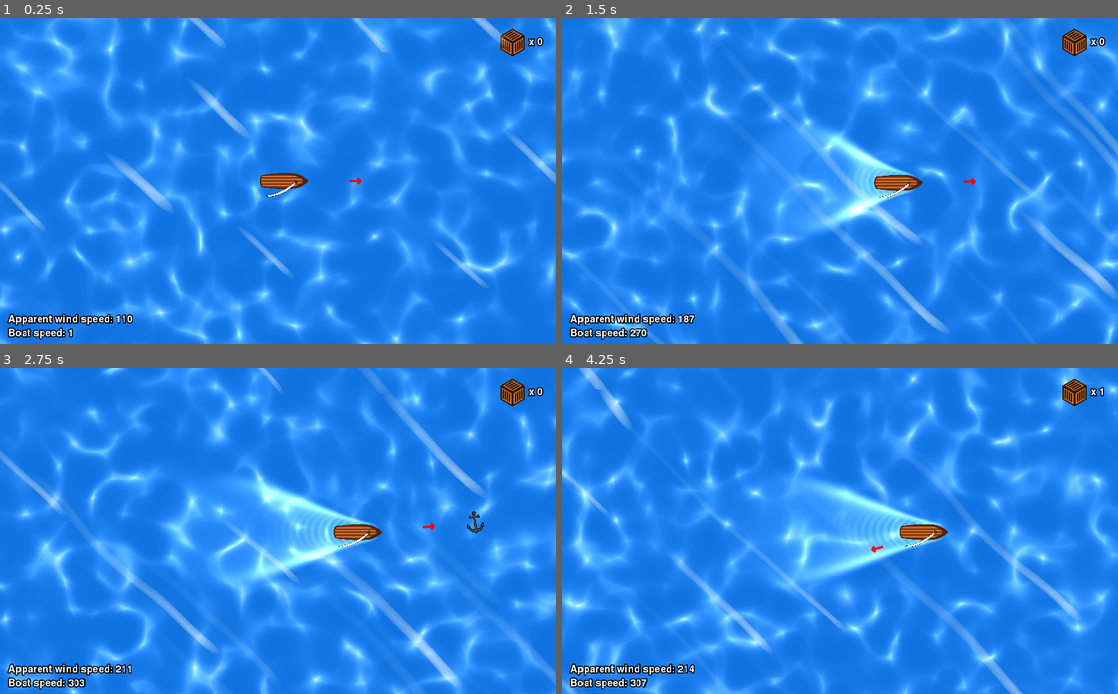
Above: before the commit, frames 1-4 (two rows, left to right).
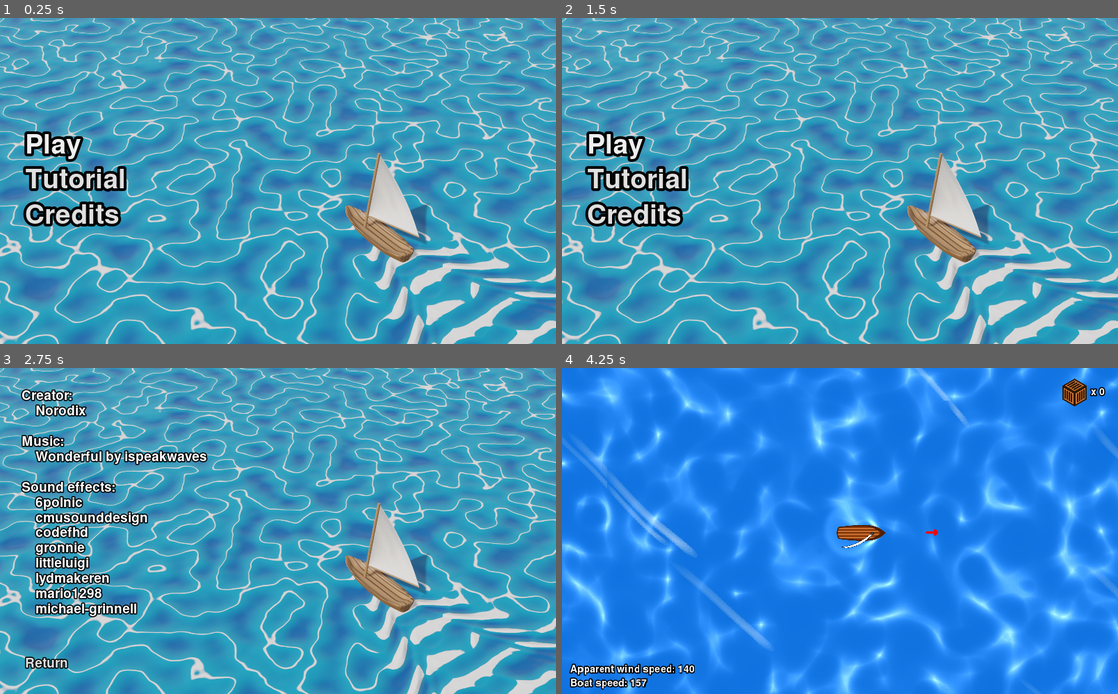
Above: after the commit, the same moments.

Repository: Norodix/SailGame
Game: Godot game, scene res://Menu/TitleScreen.tscn
Two runs of this game, one before a commit and one after it. Both use one fixed random seed, a clock stepped at 60 frames per second and the inputs below. Before the commit the project starts from res://World.tscn.
Inputs (mouse positions are in pixels of both pictures, inside the frame that each line leads up to):
- Up to frame 1 (0.25 s): no input
- Up to frame 2 (1.5 s): click (639, 181) at 0.5 s, where only the run after the commit has a clickable "Tutorial"; click (840, 314) at 1.25 s, where only the run after the commit has a clickable "Return"
- Up to frame 3 (2.75 s): click (77, 566) at 2 s, where only the run after the commit has a clickable "Credits"
- Up to frame 4 (4.25 s): click (840, 664) at 2.75 s, where only the run after the commit has a clickable "Return"; click (639, 495) at 3.5 s, where only the run after the commit has a clickable "Play"

The runs differ from the first frame. In frame 1, 100% of the frame differs, in the area x 0-100%, y 0-100%; in frame 2, 100%; in frame 3, 100%; in frame 4, 31%.

Commit message:
Created menu system with credits and tutorial

Diff:
--- a/Art/SailAngle.svg
+++ b/Art/SailAngle.svg
@@ -1,19 +1,31 @@
 <?xml version="1.0" encoding="UTF-8" standalone="no"?>
-<!-- Created with Inkscape (http://www.inkscape.org/) -->
-
 <svg
+   xmlns:dc="http://purl.org/dc/elements/1.1/"
+   xmlns:cc="http://creativecommons.org/ns#"
+   xmlns:rdf="http://www.w3.org/1999/02/22-rdf-syntax-ns#"
+   xmlns:svg="http://www.w3.org/2000/svg"
+   xmlns="http://www.w3.org/2000/svg"
+   xmlns:xlink="http://www.w3.org/1999/xlink"
+   xmlns:sodipodi="http://sodipodi.sourceforge.net/DTD/sodipodi-0.dtd"
+   xmlns:inkscape="http://www.inkscape.org/namespaces/inkscape"
    width="210mm"
    height="297mm"
    viewBox="0 0 210 297"
    version="1.1"
    id="svg2435"
-   inkscape:version="1.1 (c4e8f9ed74, 2021-05-24)"
-   sodipodi:docname="SailAngle.svg"
-   xmlns:inkscape="http://www.inkscape.org/namespaces/inkscape"
-   xmlns:sodipodi="http://sodipodi.sourceforge.net/DTD/sodipodi-0.dtd"
-   xmlns:xlink="http://www.w3.org/1999/xlink"
-   xmlns="http://www.w3.org/2000/svg"
-   xmlns:svg="http://www.w3.org/2000/svg">
+   inkscape:version="1.0.1 (3bc2e813f5, 2020-09-07)"
+   sodipodi:docname="SailAngle.svg">
+  <metadata
+     id="metadata975">
+    <rdf:RDF>
+      <cc:Work
+         rdf:about="">
+        <dc:format>image/svg+xml</dc:format>
+        <dc:type
+           rdf:resource="http://purl.org/dc/dcmitype/StillImage" />
+      </cc:Work>
+    </rdf:RDF>
+  </metadata>
   <sodipodi:namedview
      id="namedview2437"
      pagecolor="#ffffff"
@@ -31,27 +43,71 @@
      inkscape:snap-smooth-nodes="true"
      inkscape:snap-global="true"
      inkscape:snap-center="true"
-     inkscape:zoom="1.0464229"
-     inkscape:cx="585.32738"
-     inkscape:cy="853.86125"
+     inkscape:zoom="0.73993273"
+     inkscape:cx="344.31168"
+     inkscape:cy="899.18775"
      inkscape:window-width="1920"
-     inkscape:window-height="1006"
-     inkscape:window-x="0"
-     inkscape:window-y="0"
+     inkscape:window-height="1016"
+     inkscape:window-x="1920"
+     inkscape:window-y="27"
      inkscape:window-maximized="1"
      inkscape:current-layer="layer1"
      inkscape:object-paths="true"
-     inkscape:object-nodes="true" />
+     inkscape:object-nodes="true"
+     inkscape:document-rotation="0" />
   <defs
      id="defs2432">
     <marker
        style="overflow:visible;"
+       id="marker1023"
+       refX="0.0"
+       refY="0.0"
+       orient="auto"
+       inkscape:stockid="Arrow2Mend"
+       inkscape:isstock="true">
+      <path
+         transform="scale(0.6) rotate(180) translate(0,0)"
+         d="M 8.7185878,4.0337352 L -2.2072895,0.016013256 L 8.7185884,-4.0017078 C 6.9730900,-1.6296469 6.9831476,1.6157441 8.7185878,4.0337352 z "
+         style="fill-rule:evenodd;fill:#0000ff;stroke-width:0.625;stroke-linejoin:round;stroke:#0000ff;stroke-opacity:1;fill-opacity:1"
+         id="path1021" />
+    </marker>
+    <marker
+       style="overflow:visible;"
+       id="marker1013"
+       refX="0.0"
+       refY="0.0"
+       orient="auto"
+       inkscape:stockid="Arrow2Mend"
+       inkscape:isstock="true">
+      <path
+         transform="scale(0.6) rotate(180) translate(0,0)"
+         d="M 8.7185878,4.0337352 L -2.2072895,0.016013256 L 8.7185884,-4.0017078 C 6.9730900,-1.6296469 6.9831476,1.6157441 8.7185878,4.0337352 z "
+         style="fill-rule:evenodd;fill:context-stroke;stroke-width:0.625;stroke-linejoin:round;stroke:#000000;stroke-opacity:1"
+         id="path1011" />
+    </marker>
+    <marker
+       style="overflow:visible;"
+       id="marker1003"
+       refX="0.0"
+       refY="0.0"
+       orient="auto"
+       inkscape:stockid="Arrow2Mend"
+       inkscape:isstock="true">
+      <path
+         transform="scale(0.6) rotate(180) translate(0,0)"
+         d="M 8.7185878,4.0337352 L -2.2072895,0.016013256 L 8.7185884,-4.0017078 C 6.9730900,-1.6296469 6.9831476,1.6157441 8.7185878,4.0337352 z "
+         style="fill-rule:evenodd;fill:context-stroke;stroke-width:0.625;stroke-linejoin:round;stroke:#000000;stroke-opacity:1"
+         id="path1001" />
+    </marker>
+    <marker
+       style="overflow:visible;"
        id="Arrow2Mend"
        refX="0.0"
        refY="0.0"
        orient="auto"
        inkscape:stockid="Arrow2Mend"
-       inkscape:isstock="true">
+       inkscape:isstock="true"
+       inkscape:collect="always">
       <path
          transform="scale(0.6) rotate(180) translate(0,0)"
          d="M 8.7185878,4.0337352 L -2.2072895,0.016013256 L 8.7185884,-4.0017078 C 6.9730900,-1.6296469 6.9831476,1.6157441 8.7185878,4.0337352 z "
@@ -137,7 +193,7 @@
      inkscape:groupmode="layer"
      id="layer1">
     <path
-       style="fill:none;stroke:#000000;stroke-width:0.8;stroke-linecap:butt;stroke-linejoin:miter;stroke-opacity:1;stroke-miterlimit:4;stroke-dasharray:1.6,0.8;stroke-dashoffset:0"
+       style="fill:none;stroke:#000000;stroke-width:0.8;stroke-linecap:butt;stroke-linejoin:miter;stroke-miterlimit:4;stroke-dasharray:1.6, 0.8;stroke-dashoffset:0;stroke-opacity:1"
        d="M 129.71603,169.04896 H 91.801412"
        id="path32475" />
     <path
@@ -212,7 +268,7 @@
          transform="translate(-55.625066,18.075724)" />
     </g>
     <path
-       style="fill:none;stroke:#000000;stroke-width:1;stroke-linecap:butt;stroke-linejoin:miter;stroke-opacity:1;stroke-miterlimit:4;stroke-dasharray:4,1;stroke-dashoffset:0"
+       style="fill:none;stroke:#000000;stroke-width:1;stroke-linecap:butt;stroke-linejoin:miter;stroke-miterlimit:4;stroke-dasharray:4, 1;stroke-dashoffset:0;stroke-opacity:1"
        d="m 32.956545,167.24011 58.844824,33.97407 44.837081,25.8867"
        id="path3009" />
     <path
@@ -243,7 +299,7 @@
        id="text19059"><tspan
          sodipodi:role="line"
          id="tspan19057"
-         style="fill:#00ff00;fill-opacity:1;stroke-width:0.3;stroke:none;stroke-miterlimit:4;stroke-dasharray:none"
+         style="fill:#00ff00;fill-opacity:1;stroke:none;stroke-width:0.3;stroke-miterlimit:4;stroke-dasharray:none"
          x="101.51145"
          y="258.47336">Sail region</tspan></text>
     <path
@@ -274,7 +330,7 @@
        d="M 32.956545,219.97399 74.78945,244.12623"
        id="path31763" />
     <path
-       style="fill:none;stroke:#aa0000;stroke-width:1.30000001;stroke-linecap:butt;stroke-linejoin:miter;stroke-miterlimit:4;stroke-dasharray:1.30000001,1.30000001;stroke-opacity:1;marker-end:url(#Arrow2Mend);stroke-dashoffset:0"
+       style="fill:none;stroke:#aa0000;stroke-width:1.3;stroke-linecap:butt;stroke-linejoin:miter;stroke-miterlimit:4;stroke-dasharray:1.3, 1.3;stroke-dashoffset:0;stroke-opacity:1;marker-end:url(#Arrow2Mend)"
        d="M 91.799514,182.74627 129.71603,169.04896"
        id="path32085" />
     <path
@@ -296,48 +352,48 @@
     <text
        xml:space="preserve"
        style="font-style:normal;font-variant:normal;font-weight:bold;font-stretch:normal;font-size:9.17222px;line-heigh …(254 unchanged characters)…
-       x="250.49045"
-       y="214.85576"
+       x="103.21004"
+       y="282.03183"
        id="text39984"><tspan
          sodipodi:role="line"
          id="tspan39982"
          style="font-style:normal;font-variant:normal;font-weight:bold;font-stretch:normal;font-size:9.17222px;font-fam …(227 unchanged characters)…
-         x="250.49045"
-         y="214.85576">Apparent wind</tspan></text>
+         x="103.21004"
+         y="282.03183">Apparent wind</tspan></text>
     <path
        id="path44491"
-       style="fill:none;stroke:#000000;stroke-width:0.8;stroke-linecap:butt;stroke-linejoin:miter;stroke-miterlimit:4;stroke-dasharray:none;stroke-opacity:1;marker-end:url(#Arrow2Mend)"
-       d="m 239.08175,234.18013 h 41.83294"
+       style="fill:none;stroke:#000000;stroke-width:0.8;stroke-linecap:butt;stroke-linejoin:miter;stroke-miterlimit:4;stroke-dasharray:none;stroke-opacity:1;marker-end:url(#marker1003)"
+       d="m 91.80134,301.35619 h 41.83294"
        sodipodi:nodetypes="cc" />
     <path
-       style="fill:none;stroke:#000000;stroke-width:0.8;stroke-linecap:butt;stroke-linejoin:miter;stroke-miterlimit:4;stroke-dasharray:none;stroke-opacity:1;marker-end:url(#Arrow2Mend)"
-       d="m 239.08175,234.18013 4e-5,-24.15225"
+       style="fill:none;stroke:#000000;stroke-width:0.8;stroke-linecap:butt;stroke-linejoin:miter;stroke-miterlimit:4;stroke-dasharray:none;stroke-opacity:1;marker-end:url(#marker1013)"
+       d="m 91.80134,301.35619 4e-5,-24.15225"
        id="path44607" />
     <text
        xml:space="preserve"
        style="font-style:normal;font-weight:normal;font-size:10.5833px;line-height:1.25;font-family:sans-serif;fill:#000000;fill-opacity:1;stroke:none;stroke-width:0.264583"
-       x="238.98643"
-       y="247.10661"
+       x="91.706024"
+       y="314.28268"
        id="text45634"><tspan
          sodipodi:role="line"
          id="tspan45632"
          style="stroke-width:0.264583"
-         x="238.98643"
-         y="247.10661">True wind</tspan></text>
+         x="91.706024"
+         y="314.28268">True wind</tspan></text>
     <text
        xml:space="preserve"
        style="font-style:normal;font-weight:normal;font-size:10.5833px;line-height:1.25;font-family:sans-serif;fill:#000000;fill-opacity:1;stroke:none;stroke-width:0.264583"
-       x="175.7243"
-       y="230.41075"
+       x="28.443893"
+       y="297.58682"
        id="text46616"><tspan
          sodipodi:role="line"
          id="tspan46614"
          style="stroke-width:0.264583"
-         x="175.7243"
-         y="230.41075">Boat speed</tspan></text>
-    <path
-       style="fill:#0000ff;stroke:#0000ff;stroke-width:1.1;stroke-linecap:butt;stroke-linejoin:miter;stroke-miterlimit:4;stroke-dasharray:none;stroke-opacity:1;marker-end:url(#Arrow2Mend)"
-       d="m 239.08179,210.02789 41.8329,24.15224"
+         x="28.443893"
+         y="297.58682">Boat speed</tspan></text>
+    <path
+       style="fill:#0000ff;stroke:#0000ff;stroke-width:1.1;stroke-linecap:butt;stroke-linejoin:miter;stroke-miterlimit:4;stroke-dasharray:none;stroke-opacity:1;marker-end:url(#marker1023)"
+       d="m 91.80138,277.20395 41.8329,24.15224"
        id="path38902" />
   </g>
 </svg>
--- /dev/null
+++ b/Menu/Credits.gd
@@ -0,0 +1,22 @@
+extends Control
+
+
+# Declare member variables here. Examples:
+# var a = 2
+# var b = "text"
+
+
+# Called when the node enters the scene tree for the first time.
+func _ready():
+	pass # Replace with function body.
+
+
+func _process(delta):
+	if Input.is_action_just_pressed("ui_cancel"):
+		get_tree().change_scene("res://Menu/TitleScreen.tscn")
+	pass
+
+
+func _on_Back_pressed():
+	get_tree().change_scene("res://Menu/TitleScreen.tscn")
+	pass # Replace with function body.
--- /dev/null
+++ b/Menu/Credits.tscn
@@ -0,0 +1,111 @@
+[gd_scene load_steps=7 format=2]
+
+[ext_resource path="res://FreeSansBold.otf" type="DynamicFontData" id=1]
+[ext_resource path="res://Menu/TitleBackground.png" type="Texture" id=2]
+[ext_resource path="res://Menu/Credits.gd" type="Script" id=3]
+[ext_resource path="res://Menu/TitleBackground.tscn" type="PackedScene" id=4]
+
+[sub_resource type="DynamicFont" id=1]
+size = 25
+outline_size = 2
+outline_color = Color( 0, 0, 0, 1 )
+font_data = ExtResource( 1 )
+
+[sub_resource type="Theme" id=2]
+default_font = SubResource( 1 )
+
+[node name="Control" type="Control"]
+anchor_right = 1.0
+anchor_bottom = 1.0
+theme = SubResource( 2 )
+script = ExtResource( 3 )
+__meta__ = {
+"_edit_use_anchors_": false
+}
+
+[node name="Full" parent="." instance=ExtResource( 4 )]
+
+[node name="MarginContainer" type="MarginContainer" parent="."]
+anchor_right = 1.0
+anchor_bottom = 1.0
+margin_left = 40.0
+margin_top = 40.0
+margin_right = -40.0
+margin_bottom = -40.0
+__meta__ = {
+"_edit_use_anchors_": false
+}
+
+[node name="VBoxContainer" type="VBoxContainer" parent="MarginContainer"]
+margin_right = 944.0
+margin_bottom = 520.0
+custom_constants/separation = 30
+alignment = 2
+
+[node name="Creator" type="Label" parent="MarginContainer/VBoxContainer"]
+margin_right = 944.0
+margin_bottom = 53.0
+text = "Creator:
+    Norodix"
+
+[node name="Music" type="Label" parent="MarginContainer/VBoxContainer"]
+margin_top = 83.0
+margin_right = 944.0
+margin_bottom = 136.0
+text = "Music:
+    Wonderful by ispeakwaves"
+
+[node name="SoundEffects" type="Label" parent="MarginContainer/VBoxContainer"]
+margin_top = 166.0
+margin_right = 944.0
+margin_bottom = 415.0
+text = "Sound effects:
+    6polnic
+    cmusounddesign
+    codefhd
+    gronnie
+    littleluigi
+    lydmakeren
+    mario1298
+    michael-grinnell"
+
+[node name="Spacer" type="Control" parent="MarginContainer/VBoxContainer"]
+margin_top = 445.0
+margin_right = 944.0
+margin_bottom = 459.0
+grow_horizontal = 2
+grow_vertical = 2
+size_flags_horizontal = 3
+size_flags_vertical = 3
+
+[node name="Back" type="Button" parent="MarginContainer/VBoxContainer"]
+margin_top = 489.0
+margin_right = 944.0
+margin_bottom = 520.0
+hint_tooltip = "6polnic
+cmusounddesign
+codefhd
+gronnie
+ispeakwaves
+littleluigi
+lydmakeren
+mario1298
+michael-grinnell
+"
+custom_colors/font_color_hover = Color( 0.360784, 0.67451, 0.823529, 1 )
+text = "Return"
+flat = true
+align = 0
+__meta__ = {
+"_edit_use_anchors_": false,
+"_editor_description_": ""
+}
+
+[node name="Sprite" type="Sprite" parent="."]
+visible = false
+position = Vector2( -25, 0 )
+scale = Vector2( 0.56, 0.56 )
+z_index = -1
+texture = ExtResource( 2 )
+centered = false
+[connection signal="pressed" from="MarginContainer/VBoxContainer/Back" to="." method="_on_Back_pressed"]
--- /dev/null
+++ b/Menu/TitleBackground.tscn
@@ -0,0 +1,23 @@
+[gd_scene load_steps=2 format=2]
+
+[ext_resource path="res://Menu/TitleBackground.png" type="Texture" id=1]
+
+[node name="Full" type="MarginContainer"]
+anchor_right = 1.0
+anchor_bottom = 1.0
+__meta__ = {
+"_edit_use_anchors_": false
+}
+
+[node name="TextureRect" type="TextureRect" parent="."]
+margin_right = 1024.0
+margin_bottom = 600.0
+size_flags_horizontal = 3
+size_flags_vertical = 3
+size_flags_stretch_ratio = 0.0
+texture = ExtResource( 1 )
+expand = true
+stretch_mode = 7
+__meta__ = {
+"_edit_use_anchors_": false
+}
--- /dev/null
+++ b/Menu/TitleScreen.gd
@@ -0,0 +1,22 @@
+extends Control
+
+
+func _ready():
+	$MarginContainer/VBoxContainer/HBoxContainer/VBoxContainer/Play.grab_focus()
+	pass # Replace with function body.
+
+
+
+func _on_Play_pressed():
+	get_tree().change_scene("res://World.tscn")
+	pass # Replace with function body.
+
+
+func _on_Tutorial_pressed():
+	get_tree().change_scene("res://Menu/Tutorial.tscn")
+	pass # Replace with function body.
+
+
+func _on_Credits_pressed():
+	get_tree().change_scene("res://Menu/Credits.tscn")
+	pass # Replace with function body.
--- /dev/null
+++ b/Menu/TitleScreen.tscn
@@ -0,0 +1,157 @@
+[gd_scene load_steps=14 format=2]
+
+[ext_resource path="res://FreeSansBold.otf" type="DynamicFontData" id=1]
+[ext_resource path="res://Menu/TitleBackground.png" type="Texture" id=2]
+[ext_resource path="res://Menu/TitleScreen.gd" type="Script" id=3]
+[ext_resource path="res://Menu/TitleBackground.tscn" type="PackedScene" id=4]
+
+[sub_resource type="DynamicFont" id=1]
+size = 25
+outline_size = 2
+outline_color = Color( 0, 0, 0, 1 )
+font_data = ExtResource( 1 )
+
+[sub_resource type="Theme" id=2]
+default_font = SubResource( 1 )
+
+[sub_resource type="DynamicFont" id=3]
+size = 50
+outline_size = 5
+outline_color = Color( 0, 0, 0, 1 )
+font_data = ExtResource( 1 )
+
+[sub_resource type="Theme" id=4]
+default_font = SubResource( 3 )
+
+[sub_resource type="StyleBoxEmpty" id=7]
+
+[sub_resource type="StyleBoxEmpty" id=8]
+
+[sub_resource type="StyleBoxEmpty" id=9]
+
+[sub_resource type="DynamicFont" id=5]
+size = 18
+outline_size = 2
+outline_color = Color( 0, 0, 0, 1 )
+font_data = ExtResource( 1 )
+
+[sub_resource type="Theme" id=6]
+default_font = SubResource( 5 )
+
+[node name="Control" type="Control"]
+anchor_right = 1.0
+anchor_bottom = 1.0
+theme = SubResource( 2 )
+script = ExtResource( 3 )
+__meta__ = {
+"_edit_use_anchors_": false
+}
+
+[node name="Background" parent="." instance=ExtResource( 4 )]
+
+[node name="MarginContainer" type="MarginContainer" parent="."]
+anchor_right = 1.0
+anchor_bottom = 1.0
+margin_left = 40.0
+margin_top = 40.0
+margin_right = -40.0
+margin_bottom = -40.0
+rect_clip_content = true
+__meta__ = {
+"_edit_use_anchors_": false
+}
+
+[node name="VBoxContainer" type="VBoxContainer" parent="MarginContainer"]
+margin_right = 944.0
+margin_bottom = 520.0
+
+[node name="HBoxContainer" type="HBoxContainer" parent="MarginContainer/VBoxContainer"]
+margin_right = 944.0
+margin_bottom = 520.0
+size_flags_vertical = 3
+
+[node name="VBoxContainer" type="VBoxContainer" parent="MarginContainer/VBoxContainer/HBoxContainer"]
+margin_right = 199.0
+margin_bottom = 520.0
+theme = SubResource( 4 )
+custom_constants/separation = 8
+alignment = 1
+
+[node name="Play" type="Button" parent="MarginContainer/VBoxContainer/HBoxContainer/VBoxContainer"]
+margin_top = 168.0
+margin_right = 199.0
+margin_bottom = 224.0
+focus_neighbour_top = NodePath("../Credits")
+focus_neighbour_bottom = NodePath("../Tutorial")
+custom_styles/focus = SubResource( 7 )
+custom_colors/font_color_hover = Color( 0.360784, 0.67451, 0.823529, 1 )
+text = "Play"
+flat = true
+align = 0
+
+[node name="Tutorial" type="Button" parent="MarginContainer/VBoxContainer/HBoxContainer/VBoxContainer"]
+margin_top = 232.0
+margin_right = 199.0
+margin_bottom = 288.0
+focus_neighbour_top = NodePath("../Play")
+focus_neighbour_bottom = NodePath("../Credits")
+custom_styles/focus = SubResource( 8 )
+custom_colors/font_color_hover = Color( 0.360784, 0.67451, 0.823529, 1 )
+text = "Tutorial"
+flat = true
+align = 0
+
+[node name="Credits" type="Button" parent="MarginContainer/VBoxContainer/HBoxContainer/VBoxContainer"]
+margin_top = 296.0
+margin_right = 199.0
+margin_bottom = 352.0
+hint_tooltip = "6polnic
+cmusounddesign
+codefhd
+gronnie
+ispeakwaves
+littleluigi
+lydmakeren
+mario1298
+michael-grinnell
+"
+focus_neighbour_top = NodePath("../Tutorial")
+focus_neighbour_bottom = NodePath("../Play")
+custom_styles/focus = SubResource( 9 )
+custom_colors/font_color_hover = Color( 0.360784, 0.67451, 0.823529, 1 )
+text = "Credits"
+flat = true
+align = 0
+__meta__ = {
+"_edit_use_anchors_": false,
+"_editor_description_": ""
+}
+
+[node name="RichTextLabel" type="RichTextLabel" parent="MarginContainer/VBoxContainer"]
+visible = false
+margin_top = 520.0
+margin_right = 944.0
+margin_bottom = 520.0
+theme = SubResource( 6 )
+text = "Credits: 6polnic, cmusounddesign, codefhd, gronnie, ispeakwaves, littleluigi, lydmakeren, mario1298, michael-grinnell"
+scroll_active = false
+
+[node name="Label" type="Label" parent="MarginContainer/VBoxContainer"]
+visible = false
+margin_top = 439.0
+margin_right = 944.0
+margin_bottom = 520.0
+text = "Credits:
+6polnic, cmusounddesign, codefhd, gronnie, ispeakwaves
+littleluigi, lydmakeren, mario1298, michael-grinnell"
+
+[node name="Sprite" type="Sprite" parent="."]
+visible = false
+position = Vector2( -25, 0 )
+scale = Vector2( 0.56, 0.56 )
+z_index = -1
+texture = ExtResource( 2 )
+centered = false
+[connection signal="pressed" from="MarginContainer/VBoxContainer/HBoxContainer/VBoxContainer/Play" to="." method="_on_Play_pressed"]
+[connection signal="pressed" from="MarginContainer/VBoxContainer/HBoxContainer/VBoxContainer/Tutorial" to="." method="_on_Tutorial_pressed"]
+[connection signal="pressed" from="MarginContainer/VBoxContainer/HBoxContainer/VBoxContainer/Credits" to="." method="_on_Credits_pressed"]
--- /dev/null
+++ b/Menu/Tutorial.gd
@@ -0,0 +1,21 @@
+extends Control
+
+
+# Declare member variables here. Examples:
+# var a = 2
+# var b = "text"
+
+
+# Called when the node enters the scene tree for the first time.
+func _ready():
+	pass # Replace with function body.
+
+
+func _process(delta):
+	if Input.is_action_just_pressed("ui_cancel"):
+		get_tree().change_scene("res://Menu/TitleScreen.tscn")
+	pass
+
+
+func _on_Back_pressed():
+	get_tree().change_scene("res://Menu/TitleScreen.tscn")
--- /dev/null
+++ b/Menu/Tutorial.tscn
@@ -0,0 +1,91 @@
+[gd_scene load_steps=8 format=2]
+
+[ext_resource path="res://FreeSansBold.otf" type="DynamicFontData" id=1]
+[ext_resource path="res://Menu/TitleBackground.png" type="Texture" id=2]
+[ext_resource path="res://Menu/TutorialExplanation.png" type="Texture" id=3]
+[ext_resource path="res://Menu/Tutorial.gd" type="Script" id=4]
+[ext_resource path="res://Menu/TitleBackground.tscn" type="PackedScene" id=5]
+
+[sub_resource type="DynamicFont" id=1]
+size = 25
+outline_size = 2
+outline_color = Color( 0, 0, 0, 1 )
+font_data = ExtResource( 1 )
+
+[sub_resource type="Theme" id=2]
+default_font = SubResource( 1 )
+
+[node name="Control" type="Control"]
+anchor_right = 1.0
+anchor_bottom = 1.0
+theme = SubResource( 2 )
+script = ExtResource( 4 )
+__meta__ = {
+"_edit_use_anchors_": false
+}
+
+[node name="Full" parent="." instance=ExtResource( 5 )]
+
+[node name="MarginContainer" type="MarginContainer" parent="."]
+anchor_right = 1.0
+anchor_bottom = 1.0
+margin_left = 40.0
+margin_top = 40.0
+margin_right = -40.0
+margin_bottom = -40.0
+__meta__ = {
+"_edit_use_anchors_": false
+}
+
+[node name="VBoxContainer" type="VBoxContainer" parent="MarginContainer"]
+margin_right = 944.0
+margin_bottom = 520.0
+alignment = 2
+
+[node name="TextureRect" type="TextureRect" parent="MarginContainer/VBoxContainer"]
+margin_right = 419.0
+margin_bottom = 462.0
+size_flags_horizontal = 0
+size_flags_vertical = 0
+texture = ExtResource( 3 )
+stretch_mode = 5
+
+[node name="Spacer" type="Control" parent="MarginContainer/VBoxContainer"]
+margin_top = 466.0
+margin_right = 944.0
+margin_bottom = 485.0
+grow_horizontal = 2
+grow_vertical = 2
+size_flags_vertical = 3
+
+[node name="Back" type="Button" parent="MarginContainer/VBoxContainer"]
+margin_top = 489.0
+margin_right = 944.0
+margin_bottom = 520.0
+hint_tooltip = "6polnic
+cmusounddesign
+codefhd
+gronnie
+ispeakwaves
+littleluigi
+lydmakeren
+mario1298
+michael-grinnell
+"
+custom_colors/font_color_hover = Color( 0.360784, 0.67451, 0.823529, 1 )
+text = "Return"
+flat = true
+align = 0
+__meta__ = {
+"_edit_use_anchors_": false,
+"_editor_description_": ""
+}
+
+[node name="Sprite" type="Sprite" parent="."]
+visible = false
+position = Vector2( -25, 0 )
+scale = Vector2( 0.56, 0.56 )
+z_index = -1
+texture = ExtResource( 2 )
+centered = false
+[connection signal="pressed" from="MarginContainer/VBoxContainer/Back" to="." method="_on_Back_pressed"]
--- a/Sail.gd
+++ b/Sail.gd
@@ -39,7 +39,7 @@
 	$RopeCreak.stream_paused = not(lineTaut)
 	if(lineTaut and looseCounter > 0.7):
 		var deployVolume = map(0, 400, -10, 0, wind.length())
-		print(deployVolume)
+		#print(deployVolume)
 		$SailDeploy.volume_db = deployVolume
 		$SailDeploy.play()
 	if not lineTaut:
--- a/World.gd
+++ b/World.gd
@@ -10,6 +10,7 @@
 
 # Called when the node enters the scene tree for the first time.
 func _ready():
+	randomize()
 	pass # Replace with function body.
 
 
@@ -17,6 +18,9 @@
 func _process(delta):
 	if Input.is_action_just_pressed("Reset"):
 		get_tree().reload_current_scene()
+
+	if Input.is_action_just_pressed("ui_cancel"):
+		get_tree().change_scene("res://Menu/TitleScreen.tscn")
 
 
 
--- a/project.godot
+++ b/project.godot
@@ -16,7 +16,7 @@
 [application]
 
 config/name="Sailor"
-run/main_scene="res://World.tscn"
+run/main_scene="res://Menu/TitleScreen.tscn"
 config/icon="res://Icon.png"
 
 [autoload]
@@ -34,6 +34,20 @@
 
 [input]
 
+ui_up={
+"deadzone": 0.5,
+"events": [ Object(InputEventKey,"resource_local_to_scene":false,"resource_name":"","device":0,"alt":false,"shift":false,"control":false,"meta":false,"command":false,"pressed":false,"scancode":16777232,"unicode":0,"echo":false,"script":null)
+, Object(InputEventJoypadButton,"resource_local_to_scene":false,"resource_name":"","device":0,"button_index":12,"pressure":0.0,"pressed":false,"script":null)
+, Object(InputEventKey,"resource_local_to_scene":false,"resource_name":"","device":0,"alt":false,"shift":false,"control":false,"meta":false,"command":false,"pressed":false,"scancode":87,"unicode":0,"echo":false,"script":null)
+ ]
+}
+ui_down={
+"deadzone": 0.5,
+"events": [ Object(InputEventKey,"resource_local_to_scene":false,"resource_name":"","device":0,"alt":false,"shift":false,"control":false,"meta":false,"command":false,"pressed":false,"scancode":16777234,"unicode":0,"echo":false,"script":null)
+, Object(InputEventJoypadButton,"resource_local_to_scene":false,"resource_name":"","device":0,"button_index":13,"pressure":0.0,"pressed":false,"script":null)
+, Object(InputEventKey,"resource_local_to_scene":false,"resource_name":"","device":0,"alt":false,"shift":false,"control":false,"meta":false,"command":false,"pressed":false,"scancode":83,"unicode":0,"echo":false,"script":null)
+ ]
+}
 up={
 "deadzone": 0.5,
 "events": [ Object(InputEventKey,"resource_local_to_scene":false,"resource_name":"","device":0,"alt":false,"shift":false,"control":false,"meta":false,"command":false,"pressed":false,"scancode":87,"unicode":0,"echo":false,"script":null)
Binary file added: Menu/280px-Kelvin_Wake_Fr=2.png
Not shown, added: Menu/280px-Kelvin_Wake_Fr=2.png.import
Binary file added: Menu/TitleBackground.png
Not shown, added: Menu/TitleBackground.png.import
Binary file added: Menu/TutorialExplanation.png
Not shown, added: Menu/TutorialExplanation.png.import
Binary file added: Menu/blouberg_sunrise_2_1k.exr
Not shown, added: Menu/blouberg_sunrise_2_1k.exr.import
Not shown: 6 places in World.tscn that only renumber resources
Not shown, added: Menu/TitleBackground.blend
Not shown, added: Menu/TitleBackground.blend1
